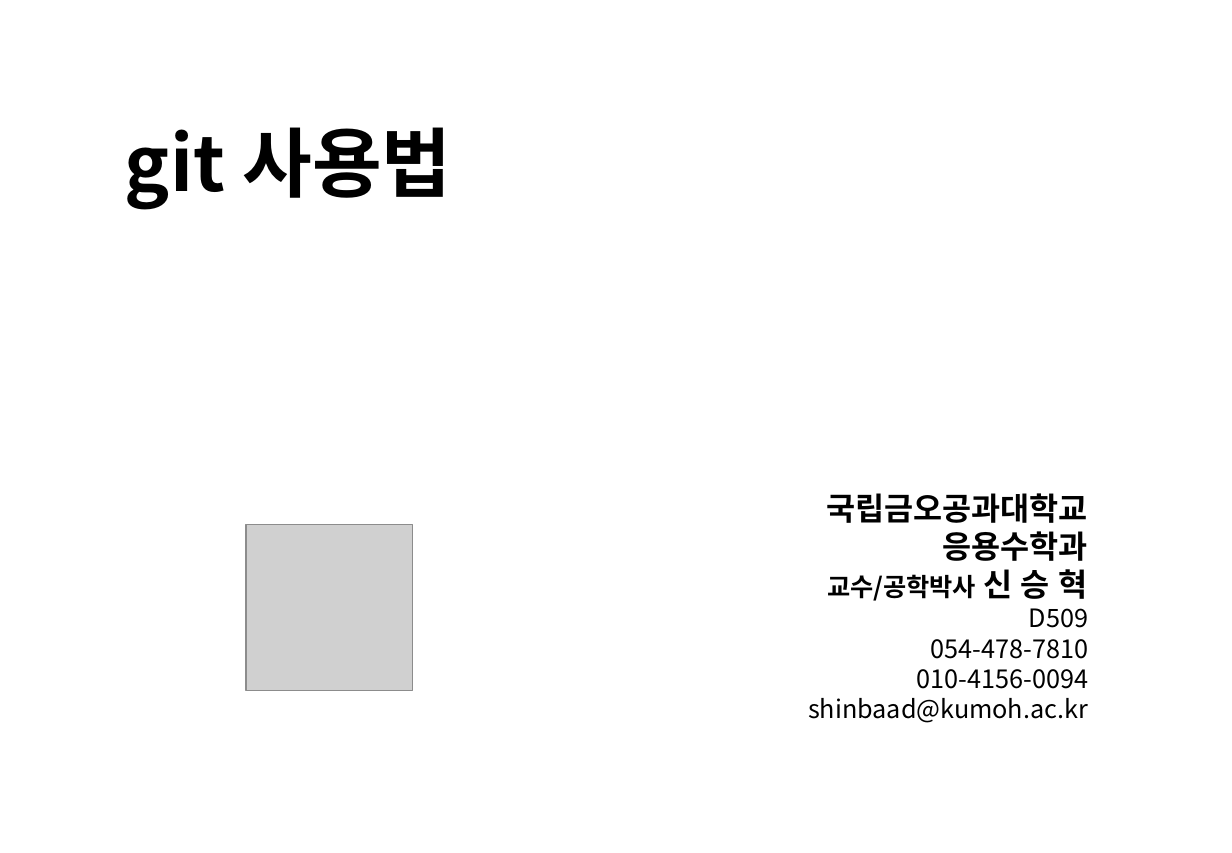
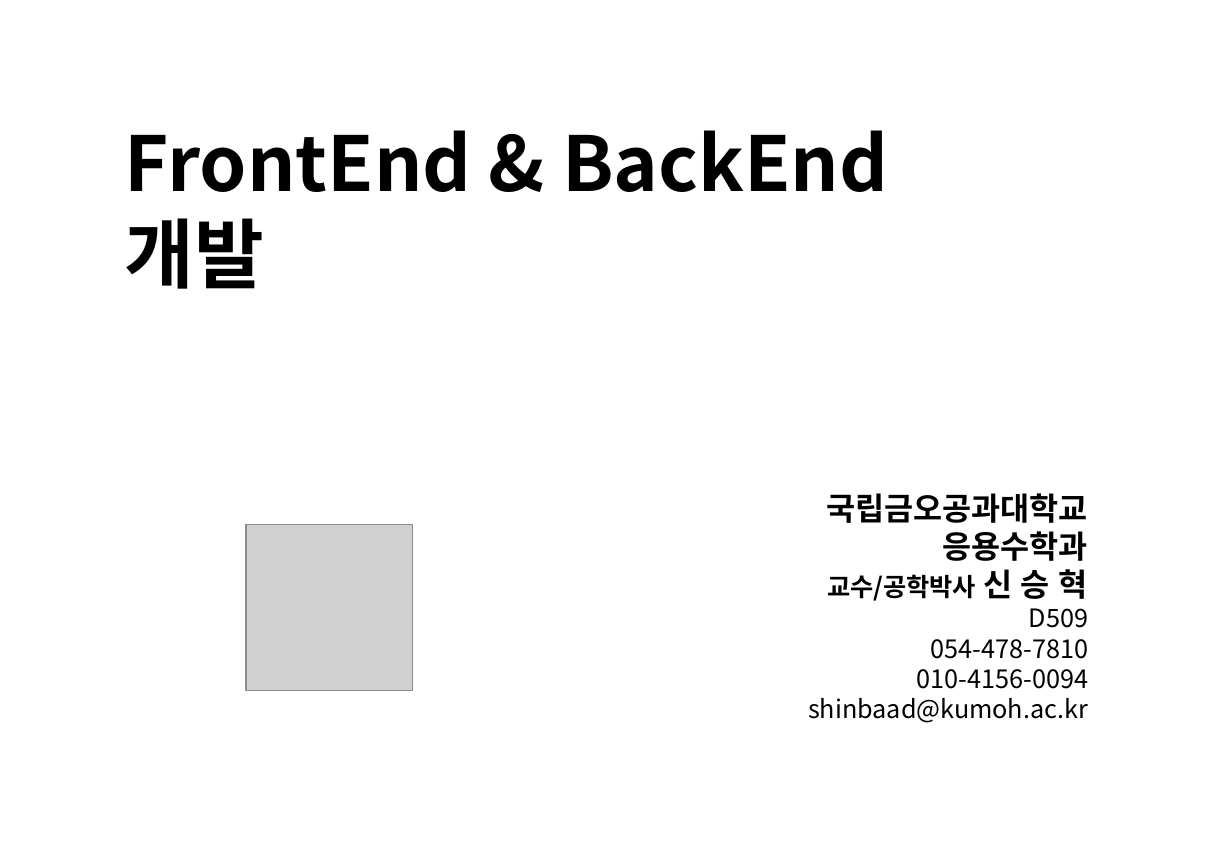
Before and after one commit to kitdvl/CodeX, a slide deck: slide 1 of Lectures/0002.FE.vs.BE.pptx. Drawn at 1232x853 pixels with LibreOffice and Linux fonts; fonts in the diff are those of the drawing; grey boxes stand for pictures. Boxes give left, top, right and bottom in pixels: in the first picture for what was removed or moved away, otherwise in the second. Text is boxed around its words. In the diff, an @@ line names an element or a change of style, - is before the commit and + after.

```diff
--- a/Lectures/0002.FE.vs.BE.pptx
+++ b/Lectures/0002.FE.vs.BE.pptx
@@ text at bbox=[125, 130, 888, 289]: text changed @@
-git 사용법
+FrontEnd & BackEnd 개발
```
Also in this commit, not shown: 19 slides added, 21 slides removed, 44 other files.
